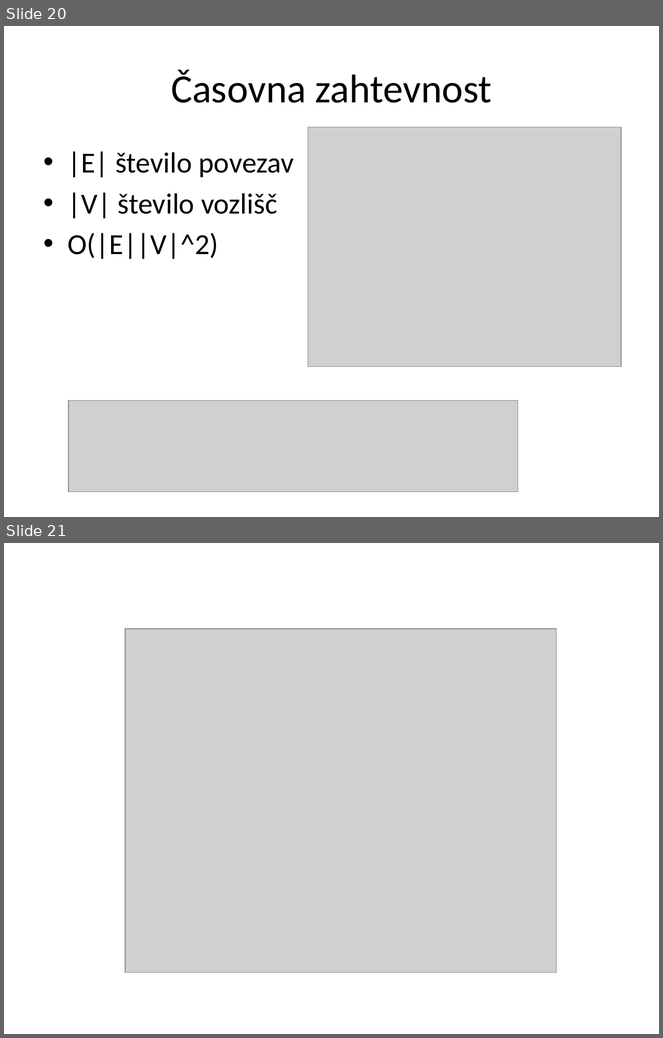
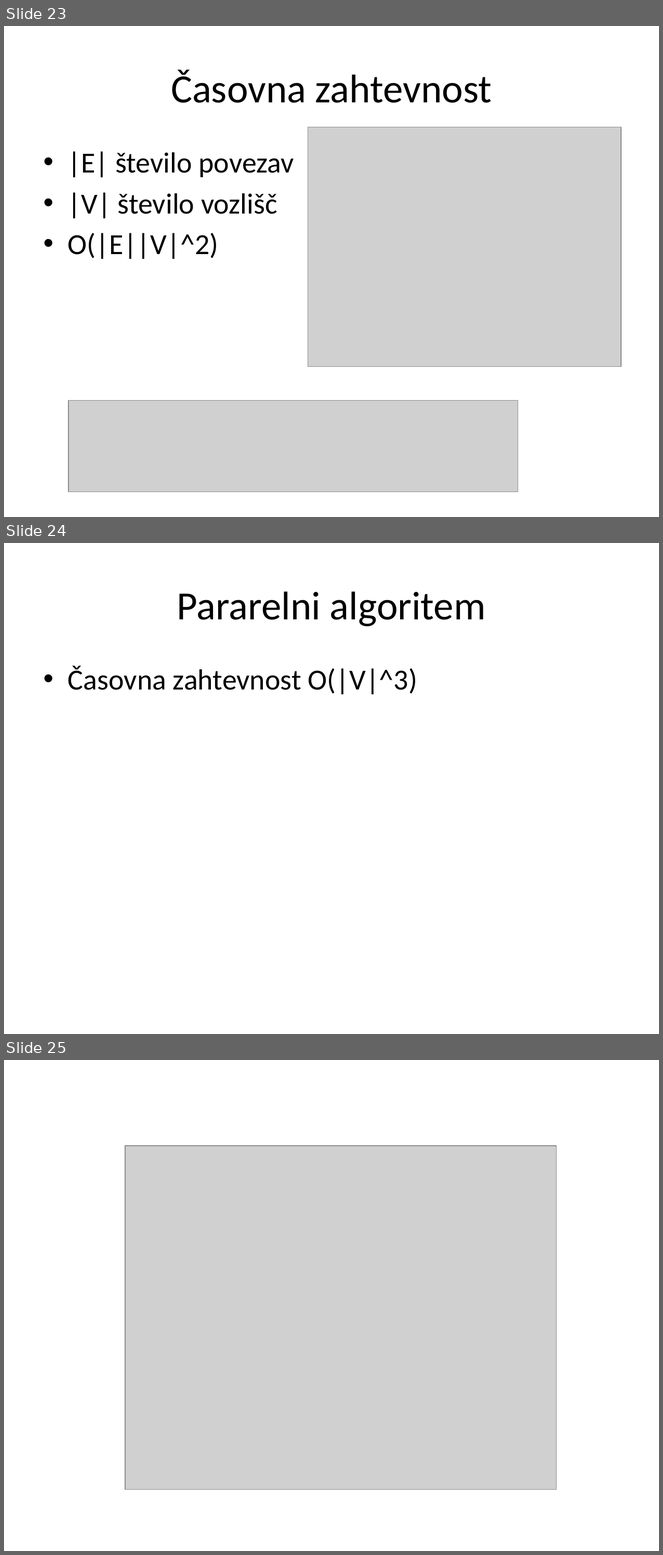
Before and after one commit to ZigaMr/BlossomAlgoritem, a slide deck: Blossomov algoritem.pptx. Shown one above the other, each under a label of ours: slides 20 and 21 before the commit, slides 23, 24 and 25 after it. The pictures are 663x1038 and 663x1555 pixels, drawn with LibreOffice and Linux fonts; fonts in the diff are those of the drawing; grey boxes stand for pictures. Boxes give left, top, right and bottom in pixels: in the first picture for what was removed or moved away, otherwise in the second. Text is boxed around its words. In the diff, an @@ line names an element or a change of style, - is before the commit and + after.

```diff
--- a/Blossomov algoritem.pptx
+++ b/Blossomov algoritem.pptx
@@ slide 24 added at (4,543,659,1034), background #FFFFFF @@
@@ title added at (177,591,486,627), 44 pt, text #000000 @@
+Pararelni algoritem
@@ text added at (68,666,418,695), 32 pt, text #000000 @@
+• Časovna zahtevnost O(|V|^3)
@@ what was slide 20 is now slide 23 @@
@@ what was slide 21 is now slide 25 @@
```
Also in this commit, not shown: 2 slides changed, 3 other slides added.
